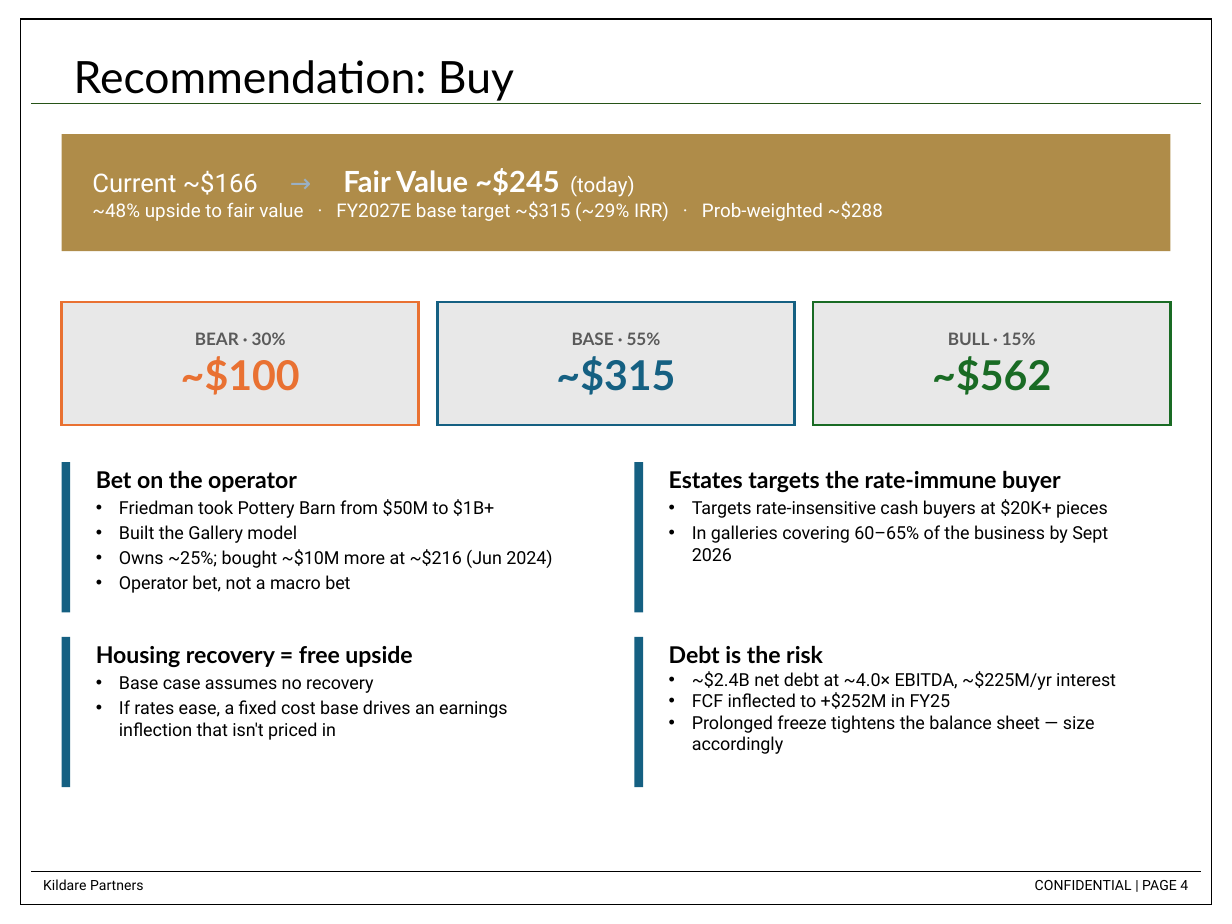
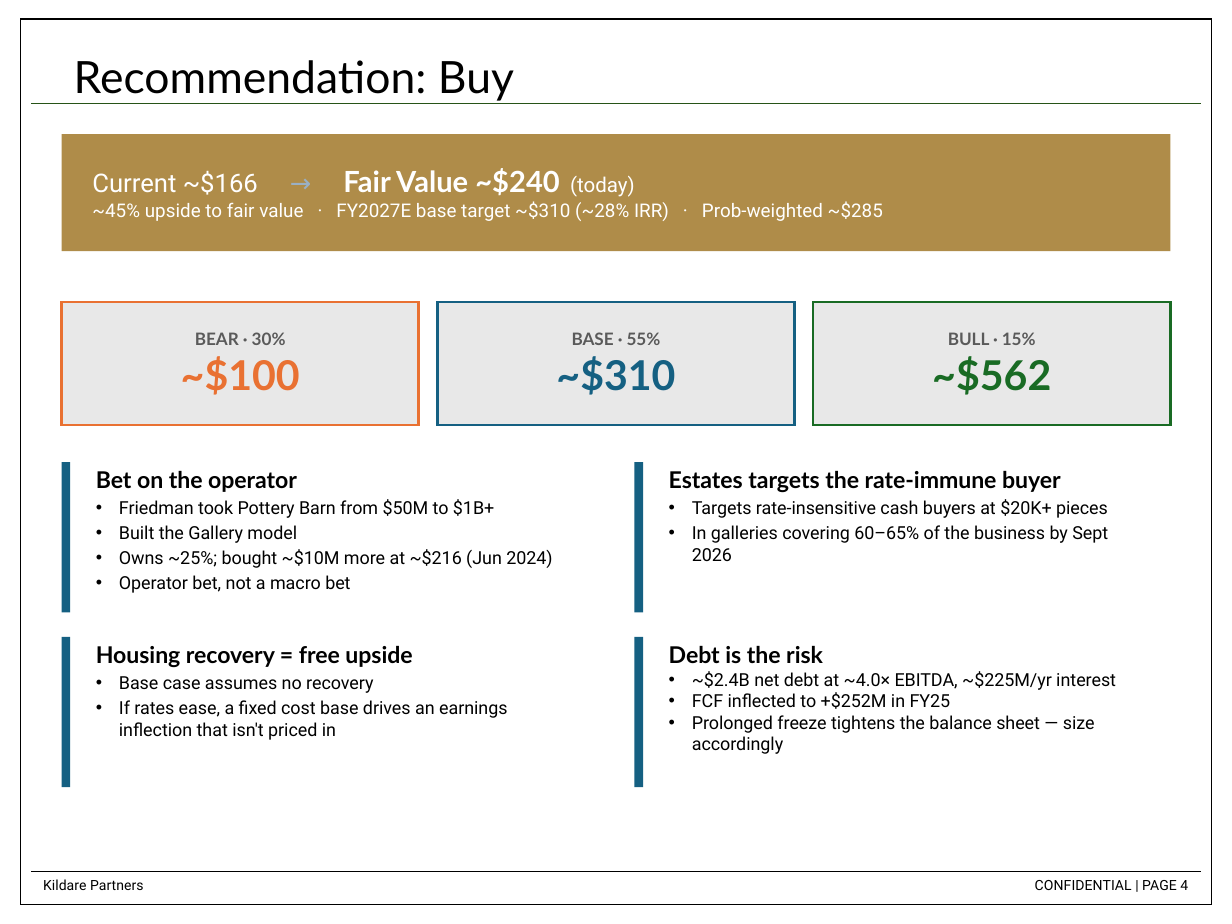
Before and after one commit to dchen88888/Nike-Stock-Pitch, a slide deck: slide 4 of RH_Stock_Pitch_updated.pptx. Drawn at 1232x924 pixels with LibreOffice and Linux fonts; fonts in the diff are those of the drawing. Boxes give left, top, right and bottom in pixels: in the first picture for what was removed or moved away, otherwise in the second. Text is boxed around its words. In the diff, an @@ line names an element or a change of style, - is before the commit and + after.

```diff
--- a/RH_Stock_Pitch_updated.pptx
+++ b/RH_Stock_Pitch_updated.pptx
@@ text in rectangle at (x1=92, y1=168, x2=883, y2=221): text changed @@
-Current ~$166 → Fair Value ~$245 (today)
-~48% upside to fair value · FY2027E base target ~$315 (~29% IRR) · Prob-weighted ~$288
+Current ~$166 → Fair Value ~$240 (today)
+~45% upside to fair value · FY2027E base target ~$310 (~28% IRR) · Prob-weighted ~$285
@@ text in rectangle at (x1=556, y1=356, x2=675, y2=395): text changed @@
-~$315
+~$310
```
Also in this commit, not shown: 2 other slides changed, 1 other file.
